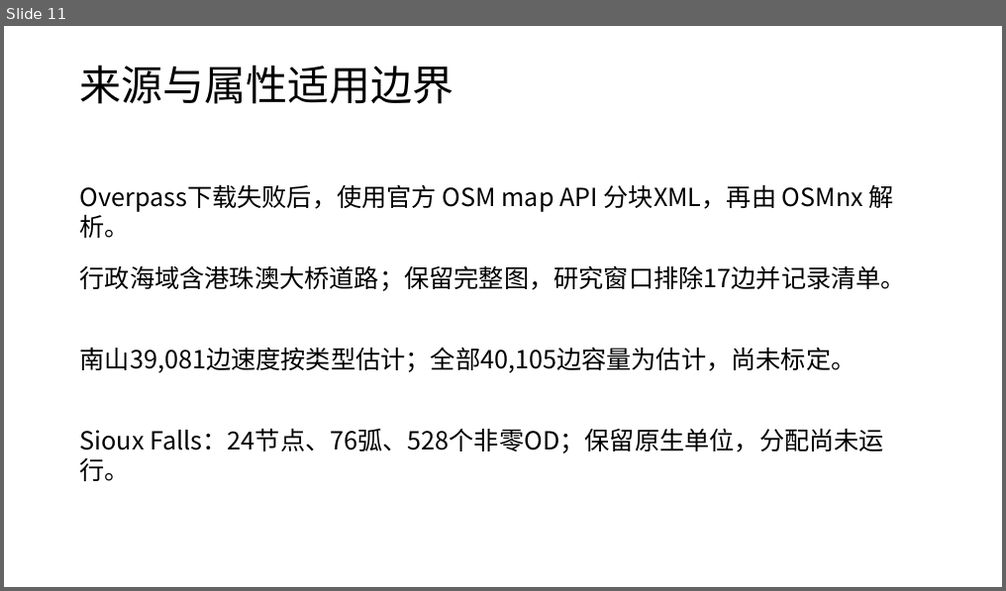
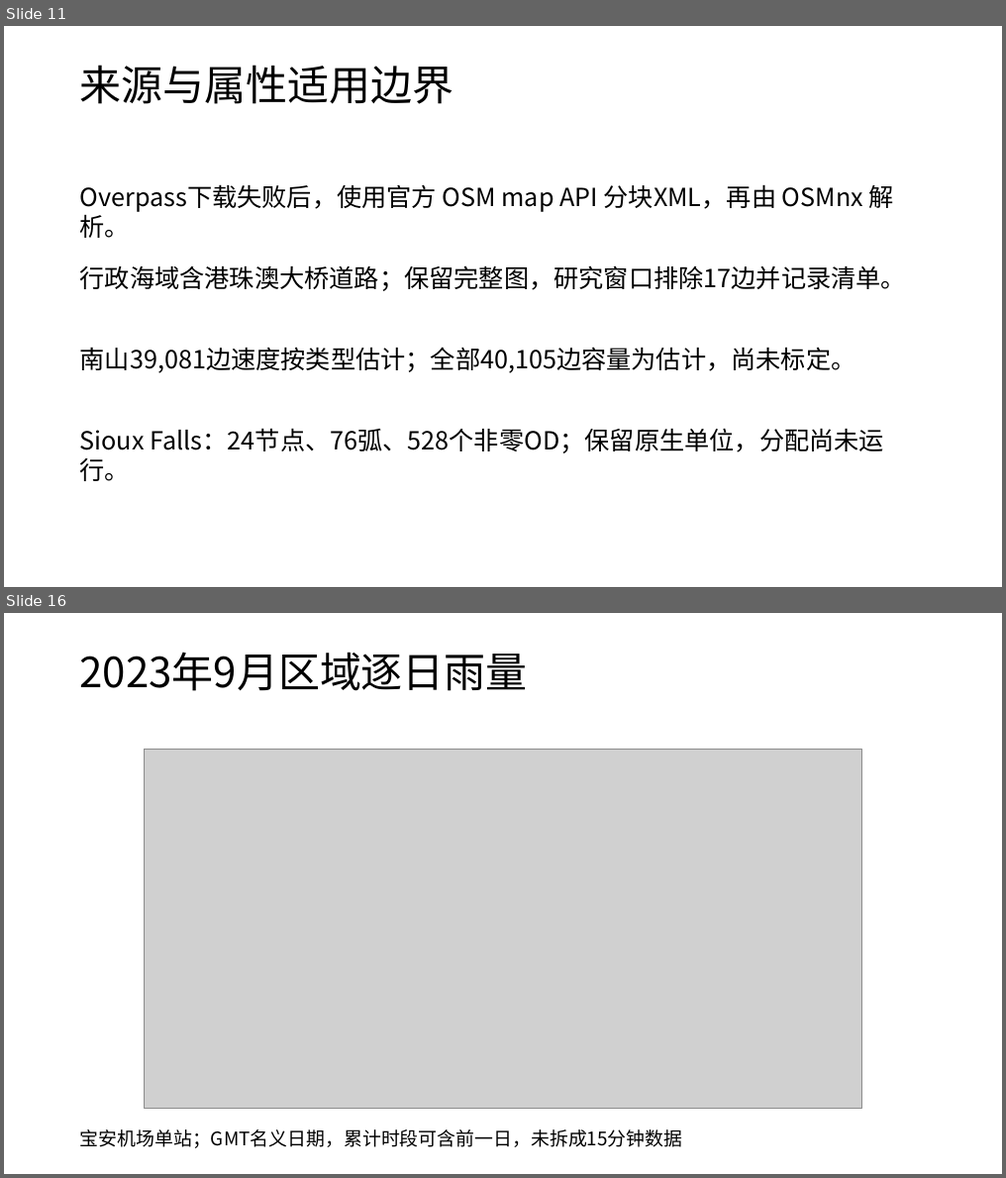
Before and after one commit to zhzhzh666/jiaotong, a slide deck: docs/deliverables/开题与阶段进展汇报.pptx. Shown one above the other, each under a label of ours: slide 11 before the commit, slides 11 and 16 after it; the slides between them are not shown. The pictures are 1006x591 and 1006x1178 pixels, drawn with LibreOffice and Linux fonts; fonts in the diff are those of the drawing; grey boxes stand for pictures. Boxes give left, top, right and bottom in pixels: in the first picture for what was removed or moved away, otherwise in the second. Text is boxed around its words. In the diff, an @@ line names an element or a change of style, - is before the commit and + after.

```diff
--- a/docs/deliverables/开题与阶段进展汇报.pptx
+++ b/docs/deliverables/开题与阶段进展汇报.pptx
@@ slide 16 added at box(4, 613, 1002, 1174), background #FFFFFF @@
@@ text added at box(80, 652, 528, 691), 40 pt, text #000000 @@
+2023年9月区域逐日雨量
@@ picture added at box(145, 750, 862, 1108) @@
@@ text added at box(80, 1130, 683, 1149), 18 pt, text #000000 @@
+宝安机场单站；GMT名义日期，累计时段可含前一日，未拆成15分钟数据
```
Also in this commit, not shown: 3 slides changed, 4 other slides added, 37 other files.
